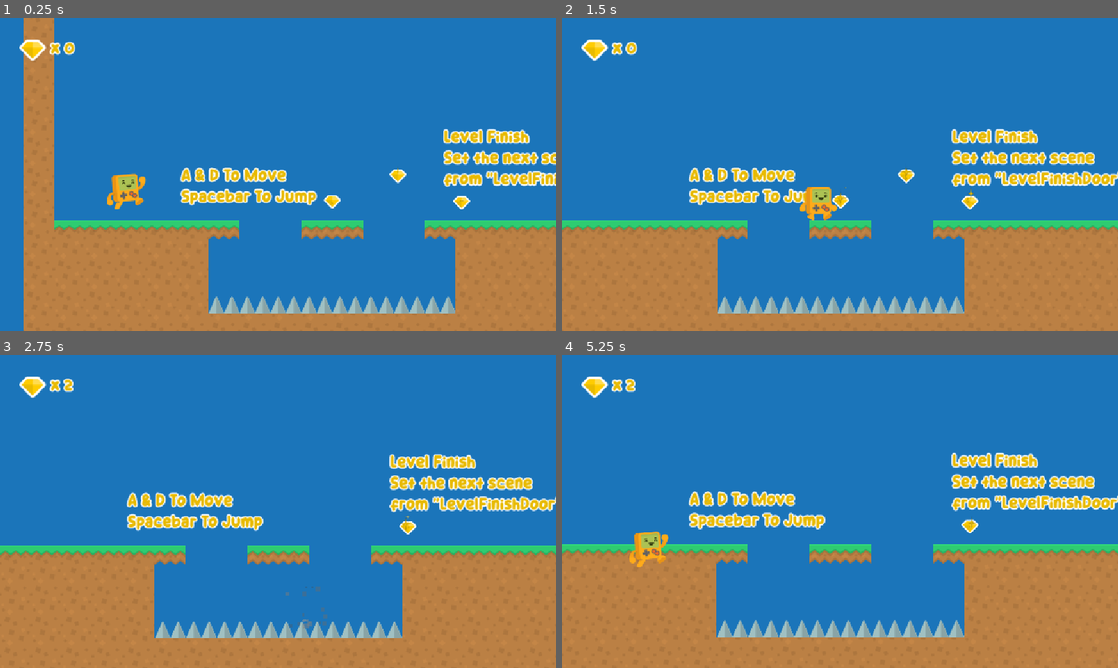
Above: before the commit, frames 1-4 (two rows, left to right).
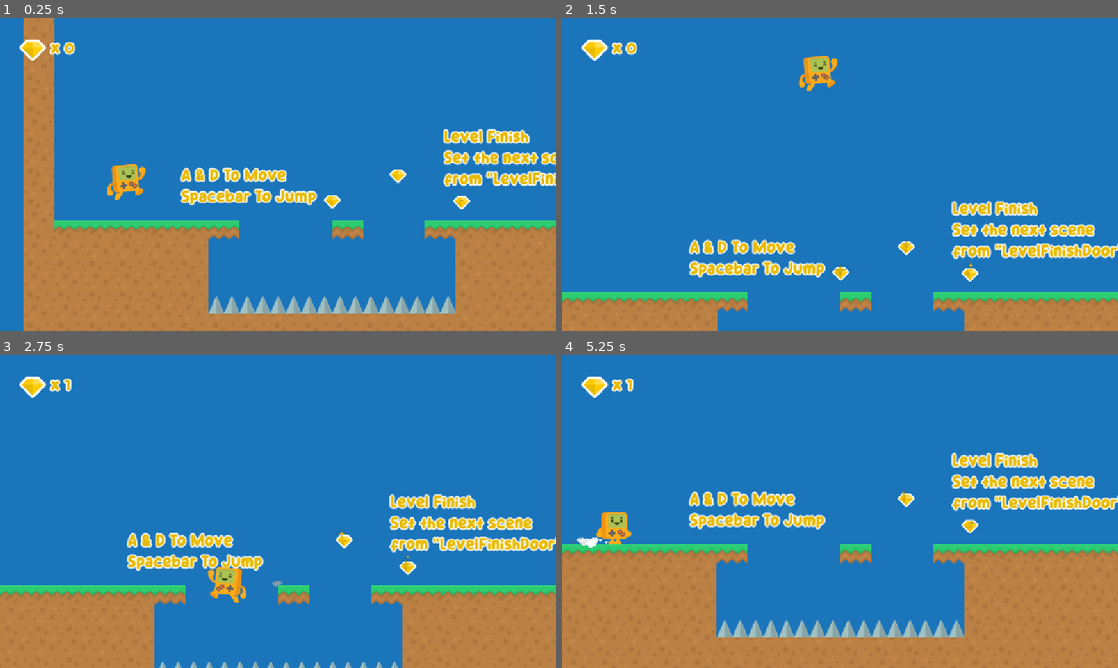
Above: after the commit, the same moments.

Repository: pumipat-ju/projectgame2d
Game: Godot game, scene res://Scenes/Levels/Level_01.tscn
Same seed, same stepped clock (60 frames per second), same inputs: the game is played once before the commit and once after it.
Inputs:
- Up to frame 1 (0.25 s): no input
- Up to frame 2 (1.5 s): hold D (Right) from 0.53 s (still down); tap Space (Jump) at 0.77 s
- Up to frame 3 (2.75 s): tap Space (Jump) at 1.52 s; release D (Right) at 2.03 s; hold A (Left) from 2.03 s (still down)
- Up to frame 4 (5.25 s): release A (Left) at 2.78 s; hold D (Right) 2.78-4.28 s; tap Space (Jump) at 3.02, 3.77, 4.52 s; hold A (Left) 4.28-5.03 s; hold D (Right) from 5.03 s (still down)

The runs differ from the first frame. In frame 1, 0.9% of the frame differs, in the area x 19-60%, y 46-71%; in frame 2, 28%, in the area x 0-100%, y 12-100%; in frame 3, 24%; in frame 4, 1.6%.

Commit message:
Summary
Eiei

Diff:
--- a/projectgame2d/Scenes/Levels/Level_01.tscn
+++ b/projectgame2d/Scenes/Levels/Level_01.tscn
@@ -85,7 +85,7 @@
 [node name="Ground" type="TileMap" parent="Level" groups=["Ground"]]
 tile_set = SubResource("TileSet_ywwrl")
 format = 2
-layer_0/tile_data = PackedInt32Array(458752, 0, 0, 458753, 0 …(1102 unchanged characters)… , 655369, 196608, 0, 458757, 0, 2, 458760, 0, 2, 458761, 0, 2, 458764, 0, 2, 720895, 196608, 0 …(190 unchanged characters)…
+layer_0/tile_data = PackedInt32Array(458752, 0, 0, 458753, 0 …(1102 unchanged characters)… , 655369, 196608, 0, 458757, 0, 2, 458761, 0, 2, 458764, 0, 2, 720895, 196608, 0 …(190 unchanged characters)…
 
 [node name="Traps" type="TileMap" parent="Level" groups=["Traps"]]
 tile_set = SubResource("TileSet_2fcbi")
--- a/projectgame2d/Scripts/player.gd
+++ b/projectgame2d/Scripts/player.gd
@@ -4,8 +4,8 @@
 
 @export_category("Player Properties") # You can tweak these changes according to your likings
 @export var move_speed : float = 400
-@export var jump_force : float = 600
-@export var gravity : float = 30
+@export var jump_force : float = 1000
+@export var gravity : float = 20
 @export var max_jump_count : int = 2
 var jump_count : int = 2
 
